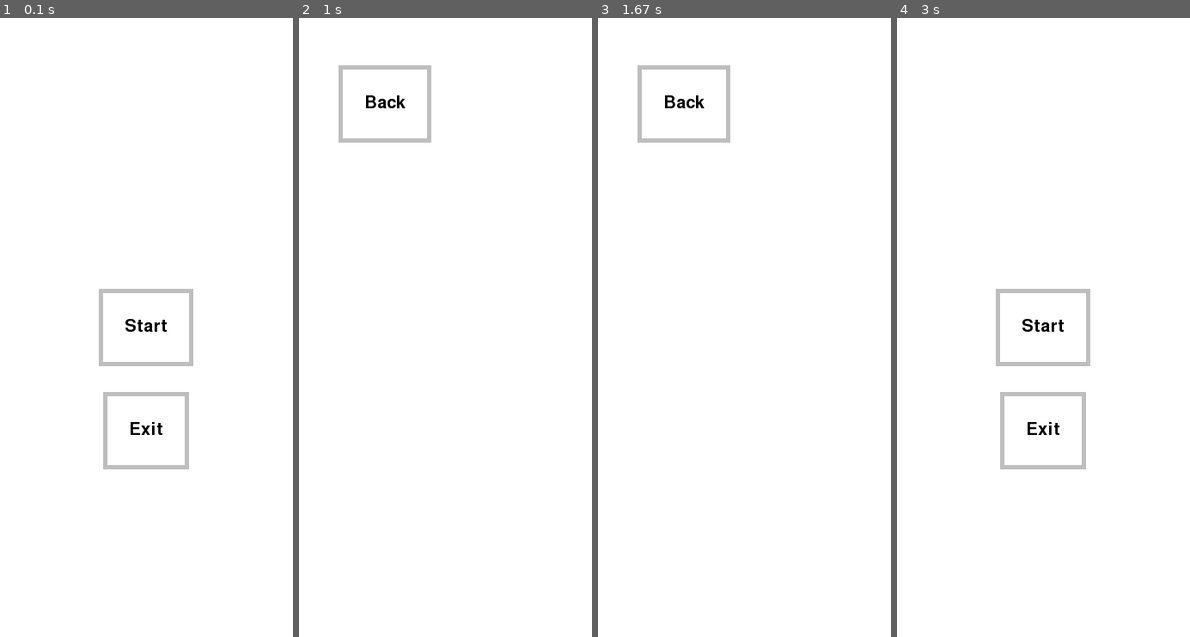
Above: before the commit, frames 1-4 (left to right).
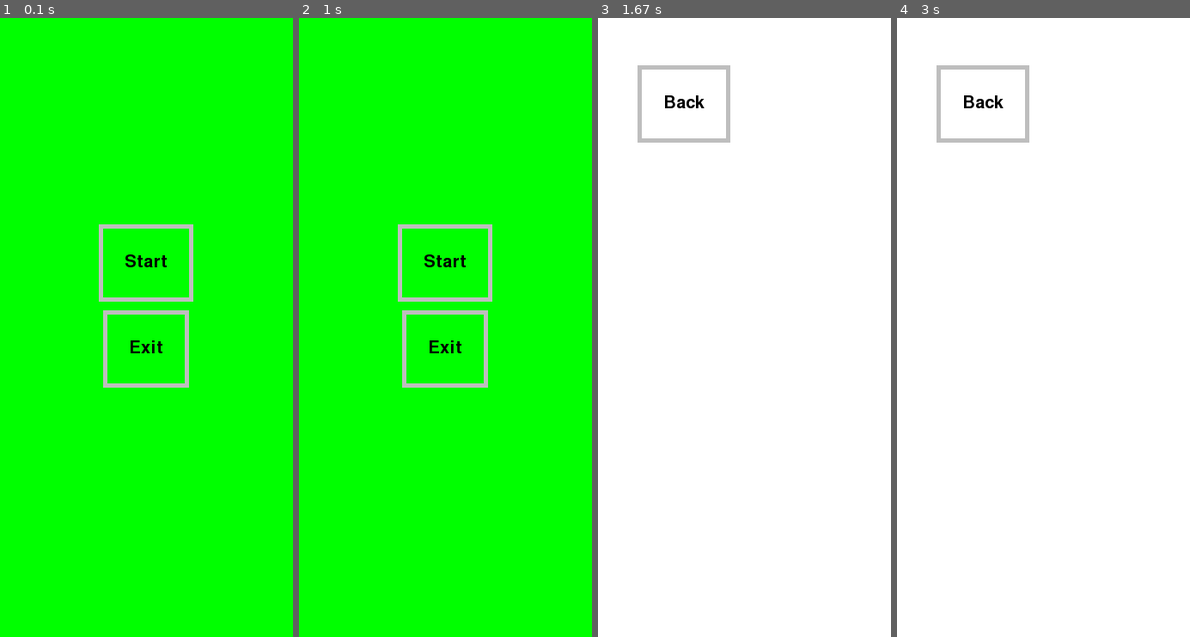
Above: after the commit, the same moments.

Repository: Stariy93/pygame
Game: pygame game, started from main.py
Same seed, same stepped clock (60 frames per second), same inputs: the game is played once before the commit and once after it.
Inputs (mouse positions are in pixels of both pictures, inside the frame that each line leads up to):
- Up to frame 1 (0.1 s): no input
- Up to frame 2 (1 s): click "Start" at 0.38 s; press the mouse at (471, 482) at 0.7 s; move the mouse to (410, 296) at 0.8 s; release the mouse at (348, 110) at 0.93 s
- Up to frame 3 (1.67 s): press the mouse at (744, 346) at 1.03 s; move the mouse to (767, 296) at 1.13 s; release the mouse at (791, 240) at 1.27 s
- Up to frame 4 (3 s): click (955, 123) at 2.38 s; click (1025, 271) at 2.72 s

The runs differ from the first frame. In frame 1, 100% of the frame differs, in the area x 0-100%, y 0-100%; in frame 2, 100%; in frame 3, nothing differs; in frame 4, 2.7%.

Commit message:
1)Добавил класс панели; 2)Добавил VBox для автоматического размещения виджетов.

Diff:
--- /dev/null
+++ b/VBox.py
@@ -0,0 +1,37 @@
+import pygame
+
+class VBox():
+    def __init__(self, pos = "center", rect = None, gap = 10, padding = 10):
+        self.pos = pos
+        if rect is None:
+            surface = pygame.display.get_surface()
+            if surface is None:
+                raise ValueError("VBox rect is required before the display surface is created")
+            rect = surface.get_rect()
+        self.rect = rect
+        self.gap = gap
+        self.padding = padding
+        self.children = []
+
+    def add(self, widget):
+        self.children.append(widget)
+
+    def apply(self):
+        if self.pos == "center":
+            y = self.rect.top + self.padding
+            pos_x = self.rect.centerx
+
+        elif self.pos == "left":
+            y = self.rect.top + self.padding
+            pos_x = self.rect.left + self.gap
+
+        elif self.pos == "right":
+            y = self.rect.top + self.padding
+            pos_x = self.rect.right - self.gap
+
+        for widget in self.children:
+            if self.pos == "center":
+                widget.set_position(self.pos, pos_x, y + widget.rect.height // 2)
+            else:
+                widget.set_position(self.pos, pos_x, y)
+            y += widget.rect.height + self.gap
--- a/button.py
+++ b/button.py
@@ -1,7 +1,7 @@
 import pygame
 
 class Button():
-    def __init__(self, x, y, font_size, text, action=None):
+    def __init__(self, x = 0, y = 0, font_size = 30, text = "", action=None):
         self.screen = pygame.display.get_surface()
         self.font = pygame.font.Font(None, font_size)
         self.text_surface = self.font.render(text, True, "black")
@@ -9,10 +9,10 @@
         self.rect_height = font_size * 3
         self.rect = pygame.FRect(x - self.rect_width//2, y - self.rect_height//2, self.rect_width, self.rect_height)
         self.text_rect = self.text_surface.get_rect(center = self.rect.center)
-        self.mouse_tup = False
+        self.is_pressed = False
         self.action = action
     def draw(self):
-        if self.mouse_tup == False:
+        if self.is_pressed == False:
             pygame.draw.rect(self.screen, "grey", self.rect, 5)
         else:
             pygame.draw.rect(self.screen, "grey", self.rect, 15)
@@ -21,9 +21,21 @@
     def event(self, event):
         if event.type == pygame.MOUSEBUTTONDOWN and event.button == 1:
             if self.rect.collidepoint(event.pos):
-                self.mouse_tup = True
+                self.is_pressed = True
+
+
+        elif event.type == pygame.MOUSEBUTTONUP and event.button == 1:
+            if self.rect.collidepoint(event.pos):
+                self.is_pressed = True
                 if self.action is not None:
                     self.action()
+            self.is_pressed = False
 
-        elif event.type == pygame.MOUSEBUTTONUP and event.button == 1:
-            self.mouse_tup = False
+    def set_position(self, pos = "center", x = 0, y = 0):
+        if pos == "center":
+            self.rect.center = (x, y)
+        elif pos == "left":
+            self.rect.topleft = (x, y)
+        elif pos == "right":
+            self.rect.topright = (x, y)
+        self.text_rect = self.text_surface.get_rect(center = self.rect.center)
--- a/main.py
+++ b/main.py
@@ -1,7 +1,4 @@
 import pygame
-import sys
-import cell
-import button
 
 # 1. Инициализация Pygame
 pygame.init()
--- /dev/null
+++ b/panel.py
@@ -0,0 +1,11 @@
+import pygame
+
+class Panel():
+    def __init__(self, x = 0, y = 0, width = 200, height = 200):
+        self.screen = pygame.display.get_surface()
+        self.x, self.y = x, y
+        self.width, self.height = width, height
+        self.rect = pygame.FRect(self.x, self.y, self.width, self.height)
+
+    def draw(self):
+        pygame.draw.rect(self.screen, "green", self.rect)
--- a/start_menu.py
+++ b/start_menu.py
@@ -3,18 +3,26 @@
 import button
 import main_menu
 import settings
+import panel
+import VBox
 
 class Start_menu():
     def __init__(self, manager):
         self.manager = manager
-        self.btn_new_game = button.Button(settings.WIDTH//2, settings.HEIGHT//2, 30, "Start", action=lambda: self.go_to_mein_menu())
-        self.btn_exit = button.Button(settings.WIDTH//2, settings.HEIGHT//2 + self.btn_new_game.rect.height + 30, 30, "Exit", action=lambda: self.exit())
+        self.panel = panel.Panel(0, 0, settings.WIDTH, settings.HEIGHT)
+        self.btn_new_game = button.Button(text = "Start", action=lambda: self.go_to_mein_menu())
+        self.btn_exit = button.Button(text = "Exit", action=lambda: self.exit())
+        self.layout = VBox.VBox(pos="center", rect=self.panel.rect, gap = 10, padding=settings.HEIGHT//3)
+        self.layout.add(self.btn_new_game)
+        self.layout.add(self.btn_exit)
+        self.layout.apply()
 
     def event(self, event):
         self.btn_new_game.event(event)
         self.btn_exit.event(event)
 
     def draw(self):
+        self.panel.draw()
         self.btn_new_game.draw()
         self.btn_exit.draw()
 
